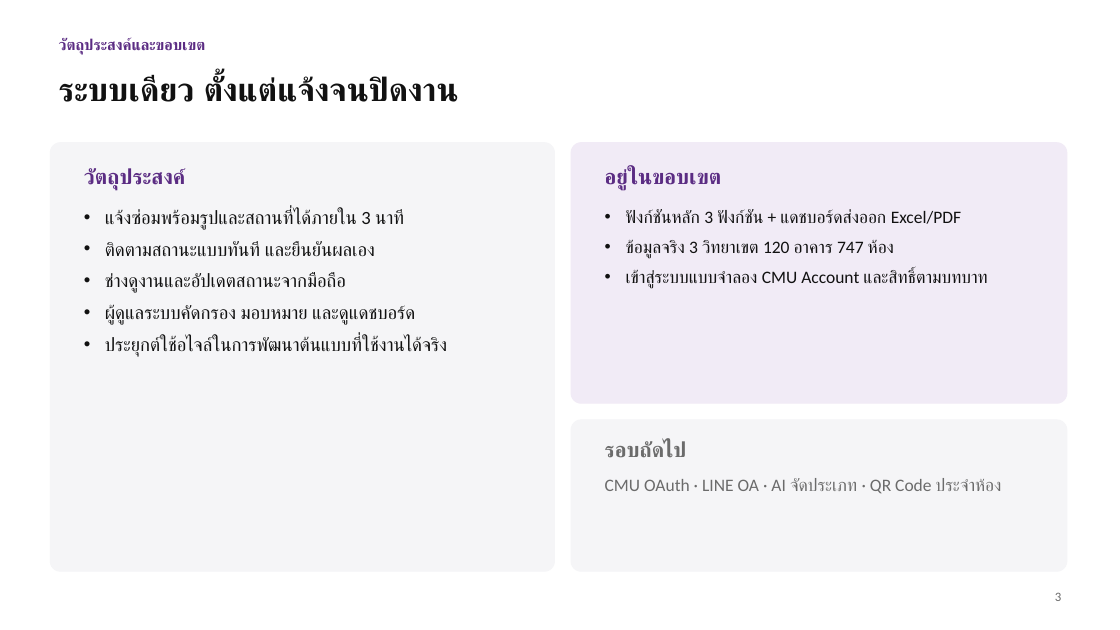
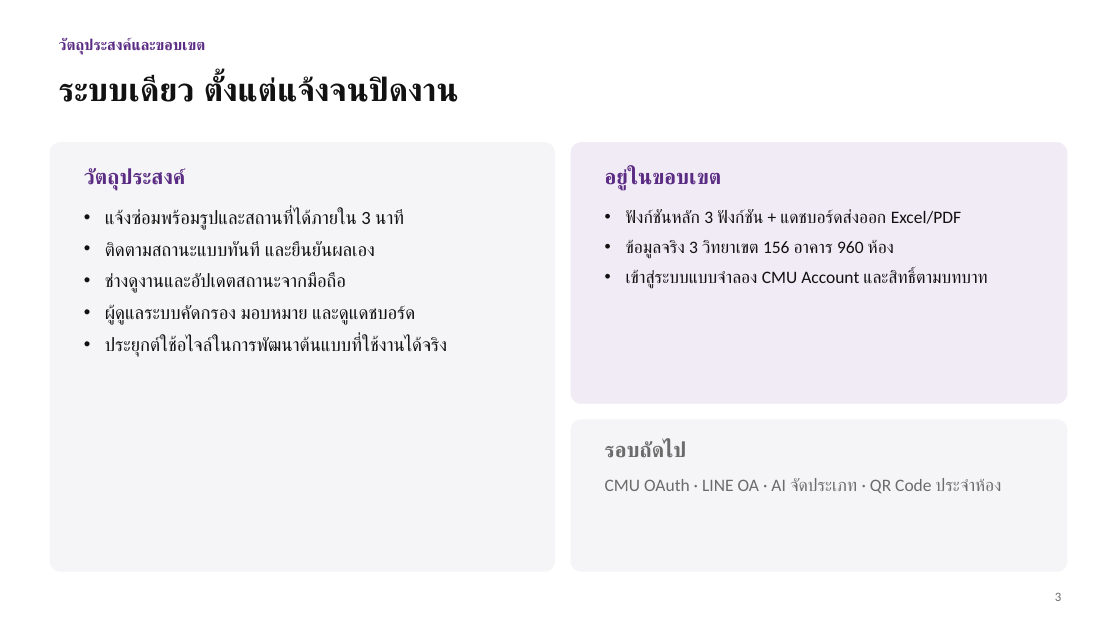
Before and after one commit to Nexzerf/SmartCMUMaintenanceSystem, a slide deck: slide 3 of report/out/สไลด์-ระบบแจ้งซ่อม-มช.pptx. Drawn at 1120x630 pixels with LibreOffice and Linux fonts; fonts in the diff are those of the drawing. Boxes give left, top, right and bottom in pixels: in the first picture for what was removed or moved away, otherwise in the second. Text is boxed around its words. In the diff, an @@ line names an element or a change of style, - is before the commit and + after.

```diff
--- a/report/out/สไลด์-ระบบแจ้งซ่อม-มช.pptx
+++ b/report/out/สไลด์-ระบบแจ้งซ่อม-มช.pptx
@@ text at (626, 240, 894, 259): text changed @@
-• ข้อมูลจริง 3 วิทยาเขต 120 อาคาร 747 ห้อง
+• ข้อมูลจริง 3 วิทยาเขต 156 อาคาร 960 ห้อง
```
Also in this commit, not shown: 1 other slide changed, 7 other files.
